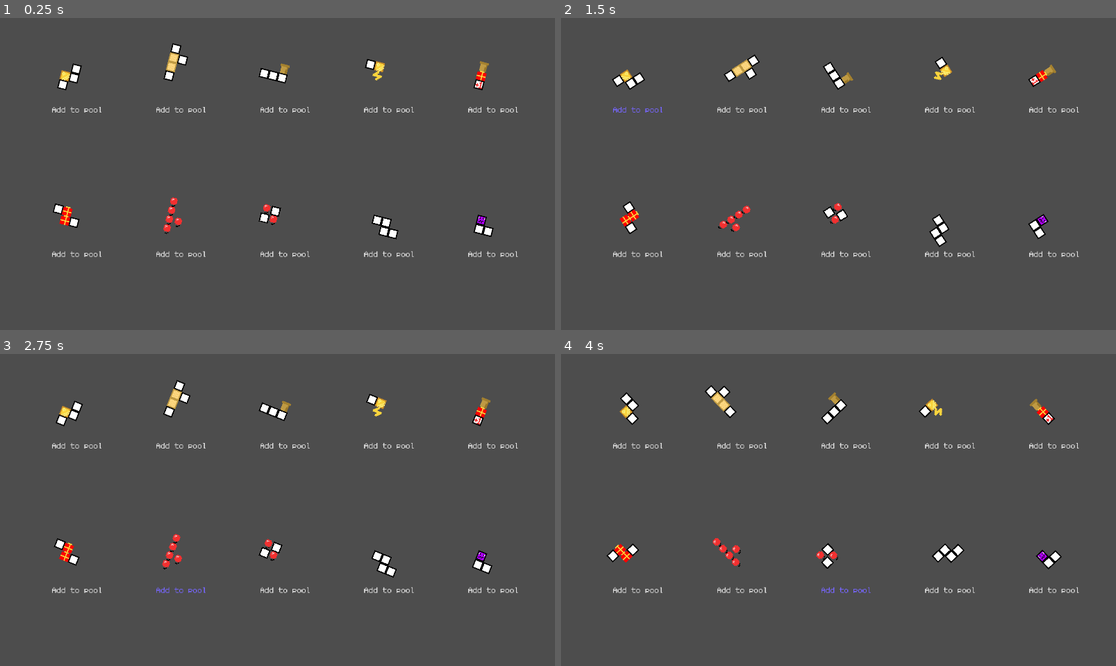
Above: before the commit, frames 1-4 (two rows, left to right).
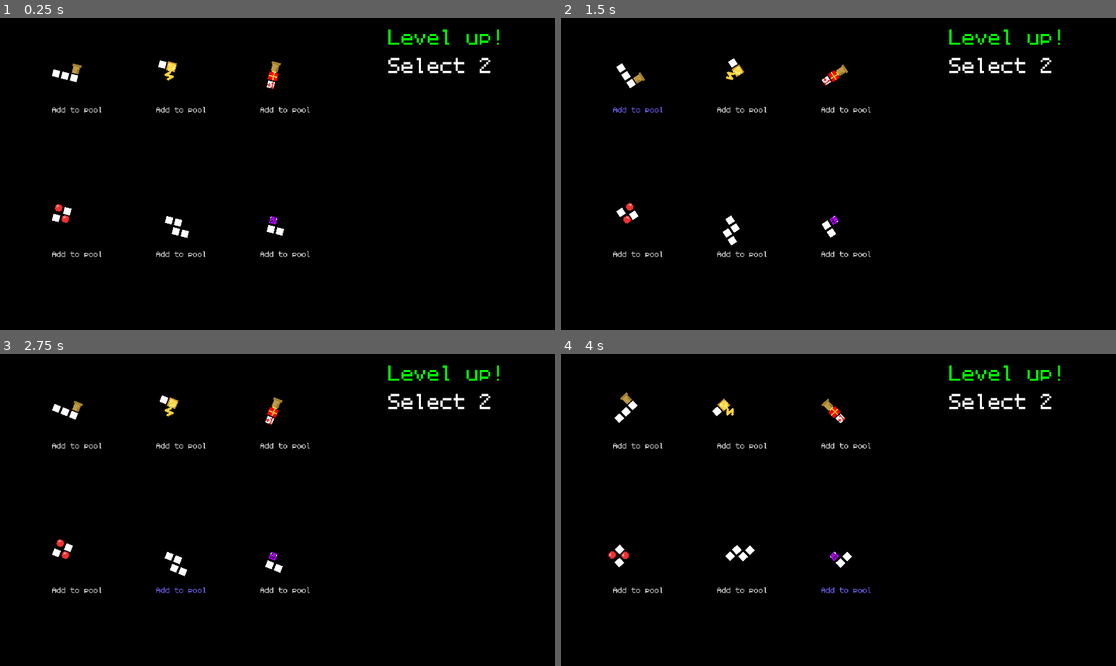
Above: after the commit, the same moments.

Repository: AsgerHB/create-jam-spring-2025
Game: Godot game, scene res://Scenes/Selector.tscn
Two runs of this game, one before a commit and one after it. Both use one fixed random seed, a clock stepped at 60 frames per second and the inputs below. This scene is started directly instead of the project's main scene. Sound files missing from this copy of the repository are replaced by a short silence.
Inputs:
- Up to frame 1 (0.25 s): no input
- Up to frame 2 (1.5 s): click "Add to pool" at 0.5 s; click "Add to pool" at 1.25 s
- Up to frame 3 (2.75 s): click "Add to pool" at 2 s
- Up to frame 4 (4 s): click "Add to pool" at 2.75 s; click "Add to pool" at 3.5 s

The runs differ from the first frame. In frame 1, 99% of the frame differs, in the area x 0-100%, y 0-100%; in frame 2, 99%; in frame 3, 99%; in frame 4, 99%.
Error before the commit: Invalid access to property or key 'stash' on a base object of type 'null instance'. (res://Scripts/selector_button.gd:16)
Error after the commit: Invalid access to property or key 'stash' on a base object of type 'null instance'. (res://Scripts/selector_button.gd:17)

Commit message:
Select 2 tetriminos each time

Diff:
--- a/Prefabs/Selector.tscn
+++ b/Prefabs/Selector.tscn
@@ -1,15 +1,39 @@
-[gd_scene load_steps=4 format=3 uid="uid://bmlcob562vhmb"]
+[gd_scene load_steps=7 format=3 uid="uid://bmlcob562vhmb"]
 
 [ext_resource type="Script" uid="uid://b8gaikrmlclxy" path="res://Scripts/selector.gd" id="1_k2e2o"]
 [ext_resource type="AudioStream" uid="uid://bkslgyuj1ovc7" path="res://Sound/Tetrogue - Menu.wav" id="2_fxtt5"]
+[ext_resource type="Texture2D" uid="uid://bb72uply2u8hi" path="res://Sprites/Black.png" id="2_wi3ll"]
 [ext_resource type="Script" uid="uid://bx82estqdp3a7" path="res://Scripts/LoopMusic.gd" id="3_637dj"]
+[ext_resource type="Texture2D" uid="uid://dj7j4put16rls" path="res://Sprites/Gray.png" id="3_w1dt1"]
+[ext_resource type="Theme" uid="uid://0guyg45mewl2" path="res://Theming/retro.tres" id="4_637dj"]
 
 [node name="Selector" type="Node2D"]
 script = ExtResource("1_k2e2o")
+
+[node name="Black" type="Sprite2D" parent="."]
+position = Vector2(986.5, 585.75)
+scale = Vector2(146.188, 77.1562)
+texture = ExtResource("2_wi3ll")
+
+[node name="Gray" type="Sprite2D" parent="."]
+position = Vector2(619, 462.5)
+scale = Vector2(5.68159, 3.42324)
+texture = ExtResource("3_w1dt1")
 
 [node name="Tetrogue-Menu" type="AudioStreamPlayer" parent="."]
 stream = ExtResource("2_fxtt5")
 autoplay = true
 script = ExtResource("3_637dj")
 
+[node name="RichTextLabel" type="RichTextLabel" parent="."]
+offset_left = 1252.0
+offset_top = 153.0
+offset_right = 1817.0
+offset_bottom = 417.0
+theme = ExtResource("4_637dj")
+theme_override_font_sizes/normal_font_size = 120
+bbcode_enabled = true
+text = "[color=green]Level up![/color]
+Select 2"
+
 [connection signal="finished" from="Tetrogue-Menu" to="Tetrogue-Menu" method="_on_finished"]
--- a/Scenes/Selector.tscn
+++ b/Scenes/Selector.tscn
@@ -1,11 +1,18 @@
-[gd_scene load_steps=4 format=3 uid="uid://dxy1i87sje2kt"]
+[gd_scene load_steps=6 format=3 uid="uid://dxy1i87sje2kt"]
 
 [ext_resource type="Script" uid="uid://b8gaikrmlclxy" path="res://Scripts/selector.gd" id="1_k2e2o"]
+[ext_resource type="Texture2D" uid="uid://bb72uply2u8hi" path="res://Sprites/Black.png" id="2_ji8yk"]
 [ext_resource type="AudioStream" uid="uid://bkslgyuj1ovc7" path="res://Sound/Tetrogue - Menu.wav" id="2_q75pq"]
 [ext_resource type="Script" uid="uid://bx82estqdp3a7" path="res://Scripts/LoopMusic.gd" id="3_c44gr"]
+[ext_resource type="Theme" uid="uid://0guyg45mewl2" path="res://Theming/retro.tres" id="4_c44gr"]
 
 [node name="Selector" type="Node2D"]
 script = ExtResource("1_k2e2o")
+
+[node name="Black" type="Sprite2D" parent="."]
+position = Vector2(953, 546)
+scale = Vector2(125.25, 72.375)
+texture = ExtResource("2_ji8yk")
 
 [node name="Tetrogue-Menu" type="AudioStreamPlayer" parent="."]
 stream = ExtResource("2_q75pq")
@@ -13,4 +20,15 @@
 autoplay = true
 script = ExtResource("3_c44gr")
 
+[node name="RichTextLabel" type="RichTextLabel" parent="."]
+offset_left = 1344.0
+offset_top = 18.0
+offset_right = 1909.0
+offset_bottom = 282.0
+theme = ExtResource("4_c44gr")
+theme_override_font_sizes/normal_font_size = 120
+bbcode_enabled = true
+text = "[color=green]Level up![/color]
+Select 2"
+
 [connection signal="finished" from="Tetrogue-Menu" to="Tetrogue-Menu" method="_on_finished"]
--- a/Scripts/selector.gd
+++ b/Scripts/selector.gd
@@ -11,7 +11,8 @@
 var spawnedminos = []
 var time = 0
 
-var minos_to_spawn = 10
+var minos_to_spawn = 6
+var minos_to_pick = 2
 
 var button_y_offset = 100
 var row_offset = 500
@@ -22,7 +23,6 @@
 var mino_offset = 45
 
 func _ready():
-	print(self.get_path())
 	generator = TetriminoGenerator.new()
 	#Make some minos
 	for i in minos_to_spawn:
--- a/Scripts/selector_button.gd
+++ b/Scripts/selector_button.gd
@@ -3,6 +3,7 @@
 var tetramino
 
 @onready var run_state:RunState = $"/root/Run"
+@onready var selector:Selector = $"/root/Run/Selector"
 const game_prefab: PackedScene = preload("res://Scenes/Game.tscn")
 
 func setup(value):
@@ -14,6 +15,12 @@
 	var run = $"/root/Run"
 	#Add reward to stash
 	run_state.stash.push_back(tetramino)
+
+	self.queue_free()
+
+	if selector.minos_to_pick > 1:
+		selector.minos_to_pick -= 1
+		return
 
 	#Pass to game by call_defer deleting entire selector node and all children
 	#Make game prefab and add to root node as child
Binary file added: Sprites/Gray.png
Not shown, added: Sprites/Gray.png.import
